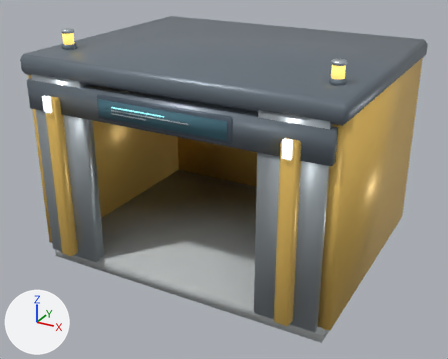
An edit to the glTF model assets/structures/control_center_standard.glb, drawn before and after from the same camera.
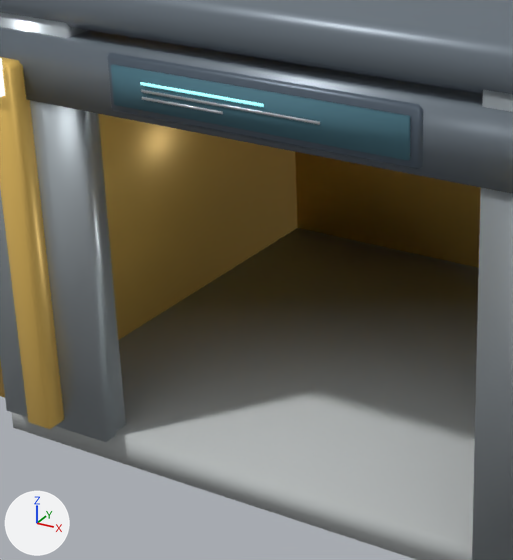
Old and new are each drawn whole from a 50 mm lens placed at (4.74, -8.96, 5.69), pointed at (0.01, -0.36, 1.39) and again close up on the part from 11% to 61% of the width and 20% to 87% of the height. Lighting does not change. The marker at lower left points along +X, +Y and +Z. The older version's two pictures come first. Where no turn or scale is listed for an object, it has been applied to the vertices.

Names of what the first close-up shows: 'Body_black', 'Foundation_concrete', 'FrontFrame_steel', 'Header_dark', 'PortalTrim_orange', 'Roof_dark', 'ScreenGraphics_glow', 'ScreenGraphics_steel', 'SignScreen_screen', 'Wall_orange' and 1 more.
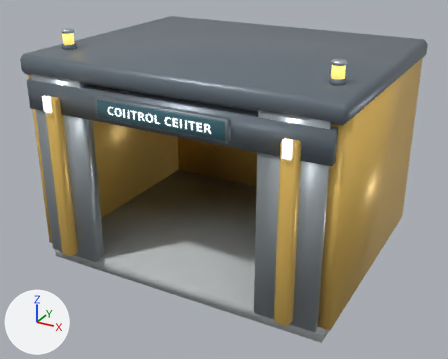
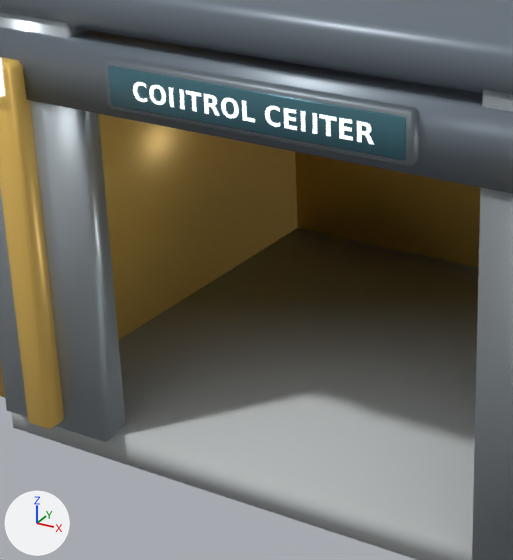
What differs and where, as boxes [x1, y1, x2, y2] in the close-ups (513 x 560 px):
'SignScreen_screen', deleted (cyan): before [111, 64, 410, 161]
'SignPlate_glass', added (cyan): after [108, 66, 406, 161]
'Body_black', deleted: before [107, 52, 423, 170]
'ScreenMount_frame', added: after [105, 56, 419, 166]
'TypeLabel_white', added: after [133, 82, 374, 145]
'ScreenGraphics_steel', deleted: before [141, 89, 320, 125]
'ScreenGraphics_glow', deleted: before [140, 82, 264, 107]

The edits, one by one:
Material 'white' (mat_white) is new.
Its base color is (0.906, 0.941, 0.929) (white #f4f8f7).
Its roughness is 0.38.
Its emission color is (0.679, 0.706, 0.697) (light grey #d7dbd9).
Its emission strength is 1.0.
Material 'glass' (mat_glass) is new.
Its base color is (0.0627, 0.173, 0.216) (cyan #477380).
Its metallic is 0.28.
Its roughness is 0.2.
Material 'frame' (mat_frame) is new.
Its base color is (0.224, 0.267, 0.294) (grey #828d94).
Its metallic is 0.65.
Its roughness is 0.49.
Mesh me_typelabel_white is new.
It has 268 vertices, 246 faces and spans x -0.86..0.86, y -2.25, z 2.94..3.07.
It uses material mat_white (white #f4f8f7, glowing light grey #d7dbd9).
Mesh me_signplate_glass is new.
It has 24 vertices, 44 faces and spans x -1.06..1.06, y -2.24..-2.2, z 2.88..3.14.
It uses material mat_glass (cyan #477380).
Mesh me_screenmount_frame is new.
It has 24 vertices, 44 faces and spans x -1.1..1.1, y -2.23..-2.09, z 2.84..3.17.
It uses material mat_frame (grey #828d94).
Object 'Body_black' (ob_body_black) is deleted.
Object 'SignScreen_screen' (ob_signscreen_screen) is deleted.
Object 'ScreenGraphics_glow' (ob_screengraphics_glow) is deleted.
Object 'ScreenGraphics_steel' (ob_screengraphics_steel) is deleted.
Object 'TypeLabel_white' (ob_typelabel_white) is new; it shows me_typelabel_white.
Its location is (0.0, 0.0, 0.0).
Object 'SignPlate_glass' (ob_signplate_glass) is new; it shows me_signplate_glass.
Its location is (0.0, 0.0, 0.0).
Object 'ScreenMount_frame' (ob_screenmount_frame) is new; it shows me_screenmount_frame.
Its location is (0.0, 0.0, 0.0).
